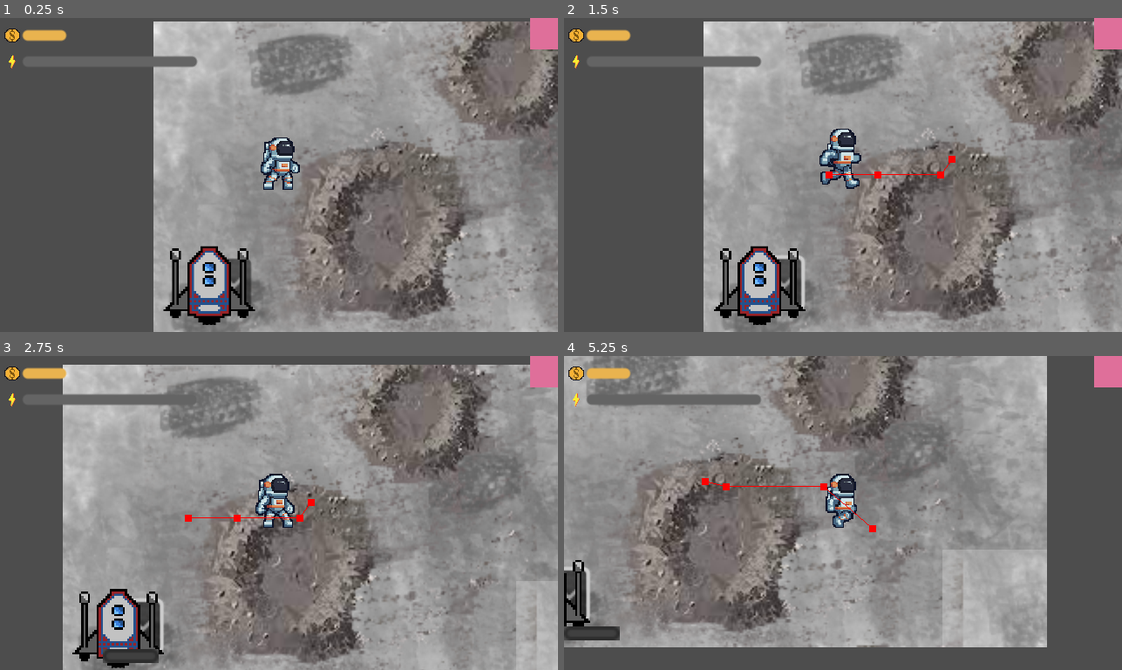
Above: before the commit, frames 1-4 (two rows, left to right).
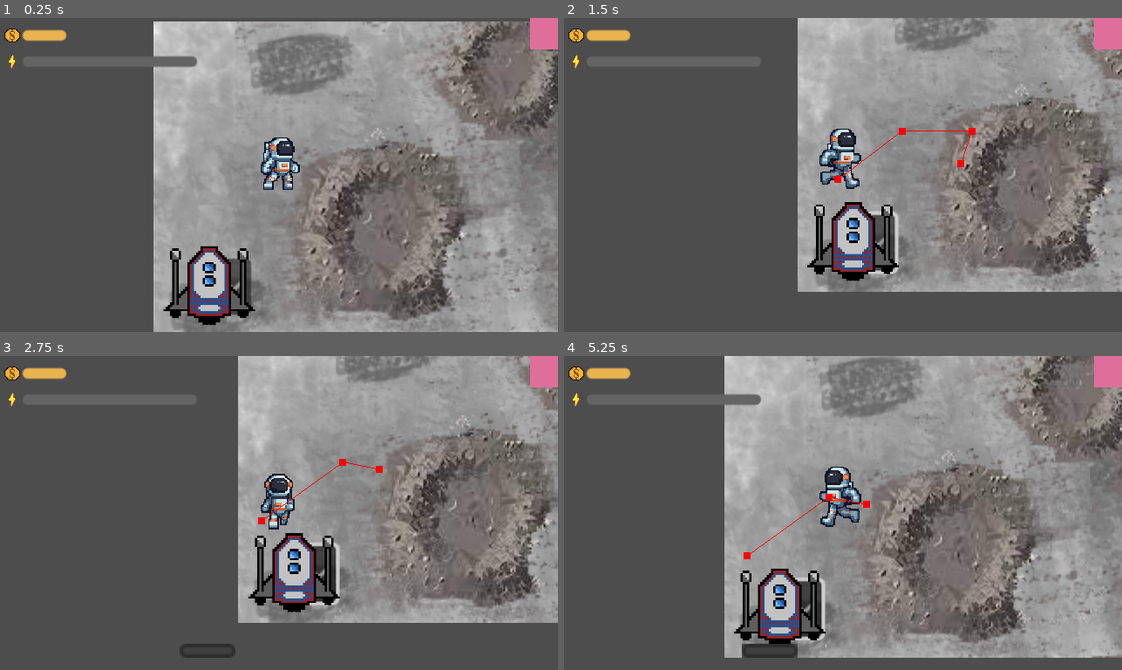
Above: after the commit, the same moments.

Repository: AmirKarma/MESSAG
Game: Godot game, scene res://Welt/world.tscn
Same seed, same stepped clock (60 frames per second), same inputs: the game is played once before the commit and once after it.
Inputs (mouse positions are in pixels of both pictures, inside the frame that each line leads up to; where the layout moved, square brackets give the same spot in the first picture):
- Up to frame 1 (0.25 s): no input
- Up to frame 2 (1.5 s): click (787, 288) [787, 281] at 0.5 s; move the mouse to (965, 159) at 1.27 s; press the mouse at (965, 159) at 1.28 s; hold Right (rechts) from 1.28 s (still down)
- Up to frame 3 (2.75 s): move the mouse to (167, 528) at 2.02 s; release Right (rechts) at 2.03 s; release the mouse at (167, 528) at 2.03 s; hold Left (links) from 2.03 s (still down); tap Space (schuss) at 2.1 s
- Up to frame 4 (5.25 s): move the mouse to (898, 443) at 2.77 s; release Left (links) at 2.78 s; hold Right (rechts) 2.78-4.28 s; tap Up (vor) at 2.85 s; move the mouse to (815, 575) at 3.52 s; tap Down (zurueck) at 3.6 s; move the mouse to (1010, 560) at 4.27 s; press the mouse at (1010, 560) at 4.28 s; hold Left (links) from 4.28 s (still down); move the mouse to (675, 465) at 5.02 s; release the mouse at (675, 465) at 5.03 s; tap Space (schuss) at 5.1 s

The runs differ from the first frame. In frame 1, less than 0.1% of the frame differs, in the area x 41-45%, y 82-95%; in frame 2, 51%; in frame 3, 64%; in frame 4, 71%, in the area x 0-100%, y 0-97%.

Commit message:
rocketSceneChange
changes and adding in Script

Diff:
--- /dev/null
+++ b/View/Welt/Rocket/rocket.gd
@@ -0,0 +1,31 @@
+extends Node2D
+
+var pressed: bool = false
+var world
+var player
+# Called when the node enters the scene tree for the first time.
+func _ready():
+	world = get_tree().get_root().get_node("World")
+	player = world.get_node("Player")
+
+# Called every frame. 'delta' is the elapsed time since the previous frame.
+func _process(delta):
+	if pressed:
+		if player.position.distance_to(position) < 50:
+			pressed = false
+			doSomething()
+		elif player.nav.target_position != position - Vector2(20,20):
+			pressed = false
+
+
+func _on_option_button_pressed():
+
+	pressed = true
+	if player.position.distance_to(position) > 50:
+		player.moving = true
+		player.nav.target_position = position - Vector2(20,20)
+		player.animationState.travel("Run")
+
+
+func doSomething():
+	print("läuft")
--- a/View/Welt/Rocket/rocket.tscn
+++ b/View/Welt/Rocket/rocket.tscn
@@ -1,19 +1,21 @@
-[gd_scene load_steps=3 format=3 uid="uid://d3nqblcu1fvpi"]
+[gd_scene load_steps=4 format=3 uid="uid://d3nqblcu1fvpi"]
 
 [ext_resource type="Texture2D" uid="uid://i4oyawtcj6bi" path="res://Minigame1/spaceshipone-spacecraft-pixel-art-pixel-art-633ca2c9272cccd441e55f3186f6cfe0.png" id="1_dcsnl"]
+[ext_resource type="Script" path="res://Welt/Rocket/rocket.gd" id="1_owhly"]
 
 [sub_resource type="CapsuleShape2D" id="CapsuleShape2D_jgsuk"]
 radius = 16.0
 height = 48.0
 
-[node name="Node2D" type="Node2D"]
+[node name="Rocket" type="Node2D"]
 y_sort_enabled = true
+script = ExtResource("1_owhly")
 
 [node name="OptionButton" type="OptionButton" parent="."]
 offset_left = -8.0
 offset_top = -16.0
 offset_right = 8.0
-offset_bottom = 12.0
+offset_bottom = 16.0
 
 [node name="rocketSprite" type="Sprite2D" parent="."]
 scale = Vector2(0.125, 0.129)
@@ -25,3 +27,5 @@
 position = Vector2(0, 8)
 rotation = 1.5708
 shape = SubResource("CapsuleShape2D_jgsuk")
+
+[connection signal="pressed" from="OptionButton" to="." method="_on_option_button_pressed"]
